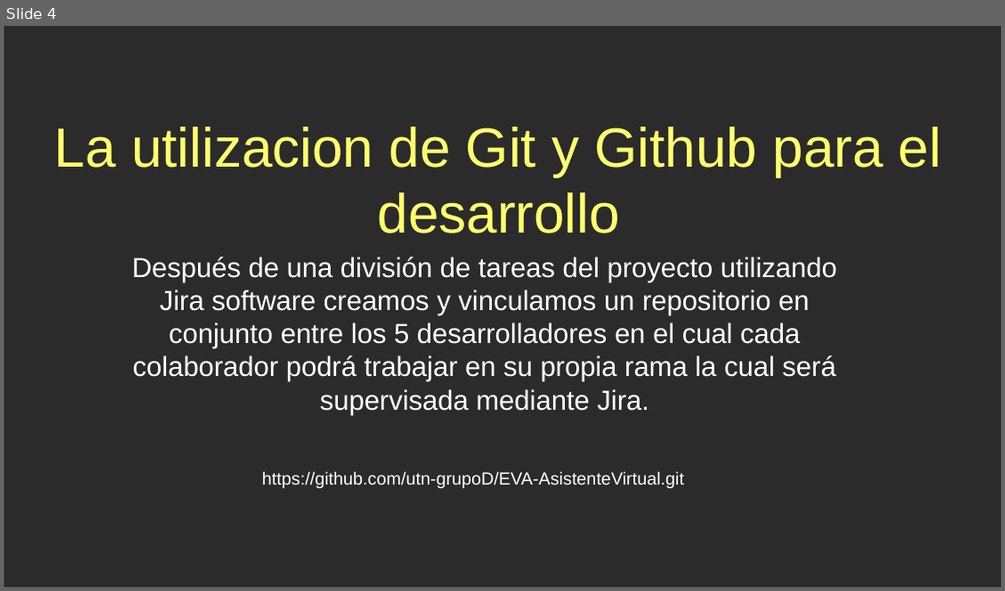
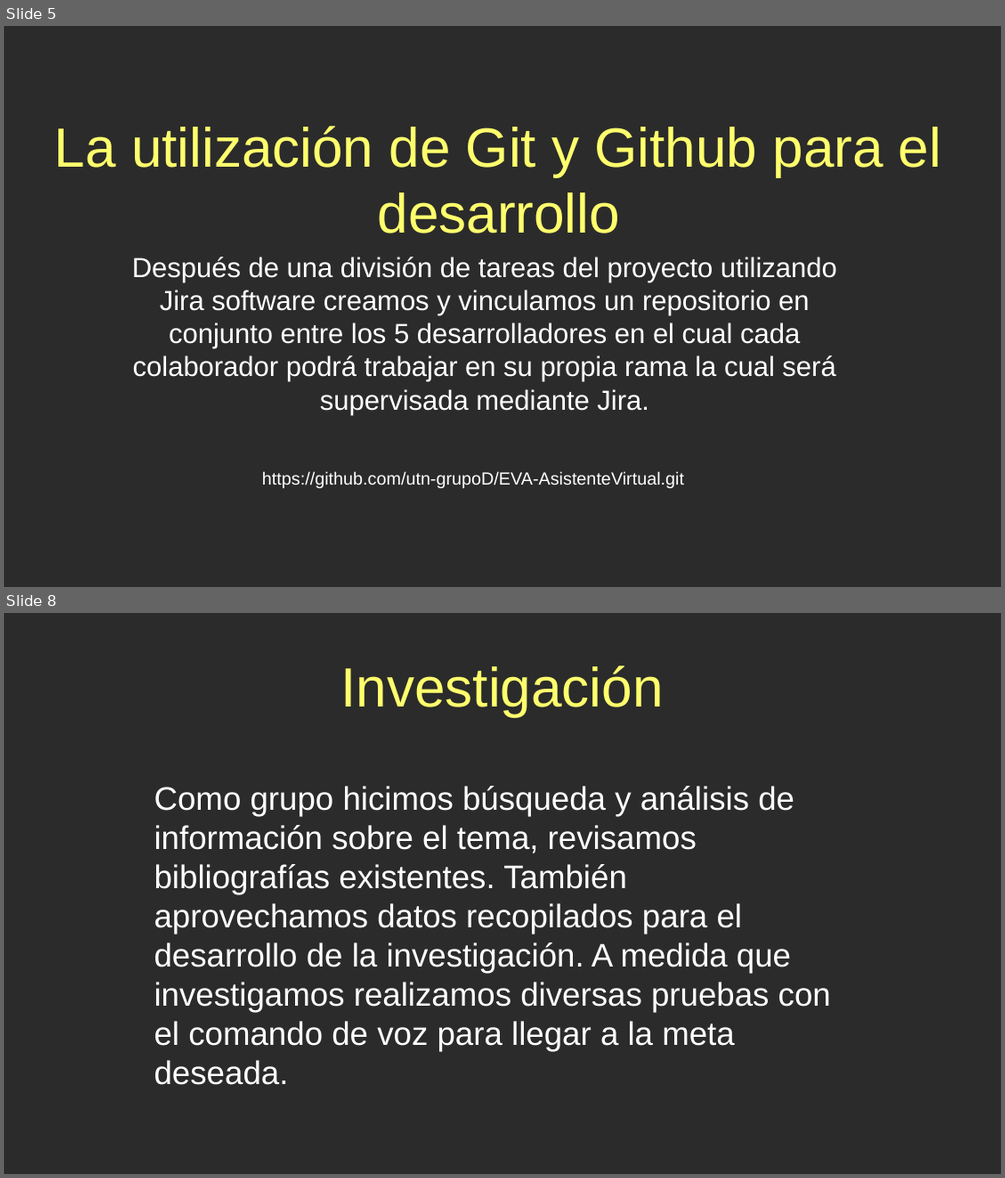
Before and after one commit to utn-grupoD/EVA-AsistenteVirtual, a slide deck: Presentacion del proyecto/Presentacion Asistente Virtual.odp. Shown one above the other, each under a label of ours: slide 4 before the commit, slides 5 and 8 after it; the slides between them are not shown. The pictures are 1005x591 and 1005x1178 pixels, drawn with LibreOffice and Linux fonts; fonts in the diff are those of the drawing; background and template pictures are left out; a plain dark background stands for a picture behind light text. Boxes give left, top, right and bottom in pixels: in the first picture for what was removed or moved away, otherwise in the second. Text is boxed around its words. In the diff, an @@ line names an element or a change of style, - is before the commit and + after.

```diff
--- a/Presentacion del proyecto/Presentacion Asistente Virtual.odp
+++ b/Presentacion del proyecto/Presentacion Asistente Virtual.odp
@@ slide 8 added at box(4, 613, 1001, 1174), background picture (left out) @@
@@ text added at box(341, 666, 663, 716), 44 pt, text #FFFF6D @@
+Investigación
@@ text added at box(154, 786, 831, 1085), 26 pt, text #FFFFFF @@
+Como grupo hicimos búsqueda y análisis de información sobre el tema, revisamos bibliografías existentes. También aprovechamos datos recopilados para el desarrollo de la investigación. A medida que investigamos realizamos diversas pruebas con el comando de voz para llegar a la meta deseada.
@@ what was slide 4 is now slide 5 @@
@@ slide 5 changed as well @@
@@ text at box(55, 126, 941, 233): text changed @@
-La utilizacion de Git y Github para el desarrollo
+La utilización de Git y Github para el desarrollo
```
Also in this commit, not shown: 4 other slides changed, 4 other slides added.
